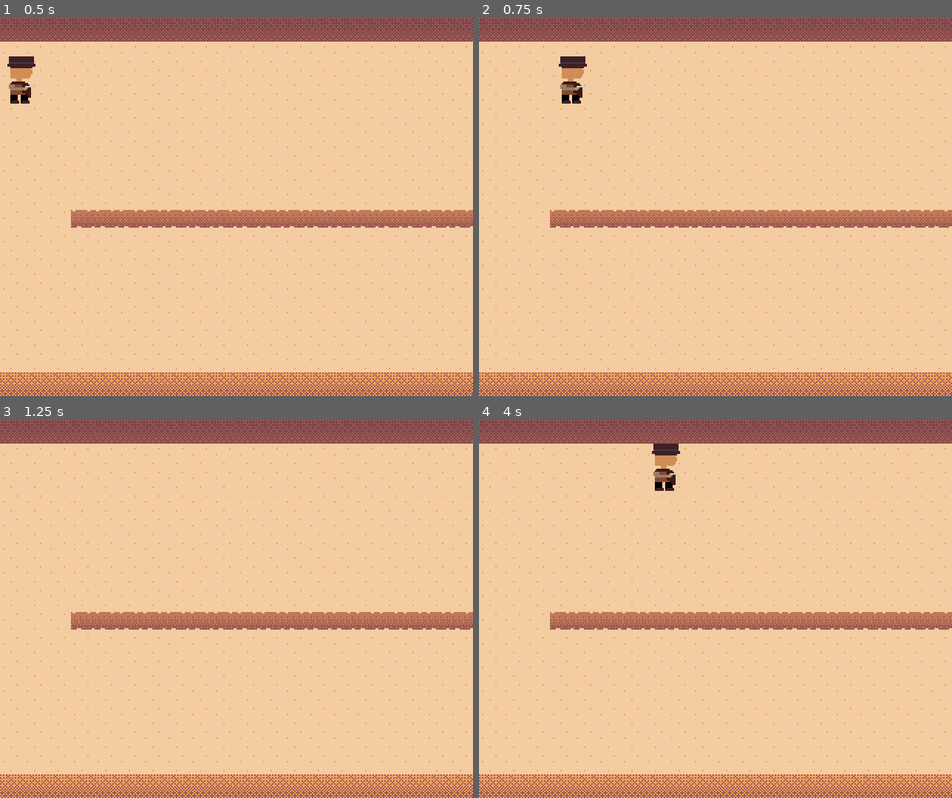
Above: before the commit, frames 1-4 (two rows, left to right).
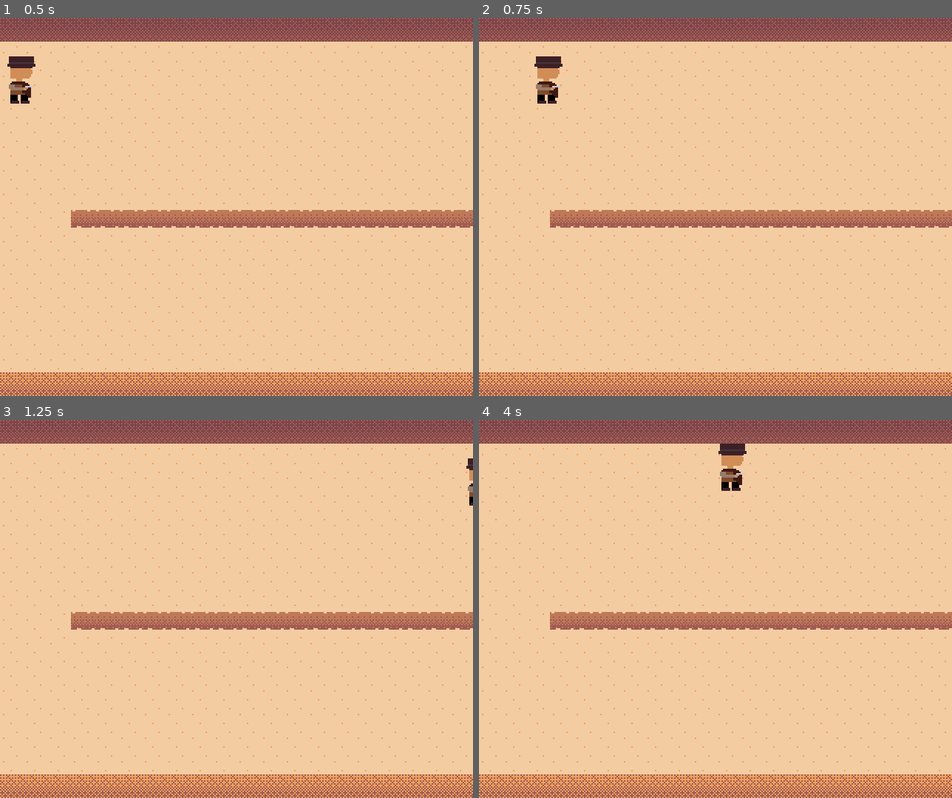
Above: after the commit, the same moments.

Repository: unpointysock/cowboy-goes-east
Game: Godot game, scene res://scenes/main.tscn
Two runs of this game, one before a commit and one after it. Both use one fixed random seed, a clock stepped at 60 frames per second and the inputs below.
Inputs:
- Up to frame 1 (0.5 s): no input
- Up to frame 2 (0.75 s): tap Enter at 0.5 s; hold Right (ui_right) from 0.53 s (still down)
- Up to frame 3 (1.25 s): keep holding Right (ui_right)
- Up to frame 4 (4 s): release Right (ui_right) at 1.28 s; hold Down (ui_down) 1.28-2.03 s; hold Right (ui_right) 2.03-2.78 s; tap Space at 2.75 s; hold Up (ui_up) 2.78-3.53 s; hold Left (ui_left) from 3.53 s (still down)

Frame 1 is identical in both runs. In frame 2, 1.0% of the frame differs, in the area x 11-23%, y 10-23%; in frame 3, 0.1%; in frame 4, 1.1%, in the area x 36-57%, y 6-19%.

Commit message:
Added the character sprite sheet
Added the character looking in the 8 different directions. Also, got rid of some o the useless files in assets/jared/32x/

Diff:
--- a/cowboy-goes-east-game/scenes/Actor.gd
+++ b/cowboy-goes-east-game/scenes/Actor.gd
@@ -2,15 +2,11 @@
 class_name Actor
 
 var screen_size : Vector2
-var marg
+var marg: int
 
-export (int) var health
-export (int) var acceleration
-export (int) var max_speed
-export (int) var friction
+var health: int
+var acceleration: int
+var max_speed: int
+var friction: int
 
 var velocity : Vector2
-
-# Called every frame. 'delta' is the elapsed time since the previous frame.
-func _physics_process(delta):
-	velocity = move_and_slide(velocity)
--- a/cowboy-goes-east-game/scenes/enemies/Bat.gd
+++ b/cowboy-goes-east-game/scenes/enemies/Bat.gd
@@ -5,10 +5,10 @@
 func _ready():
 	screen_size = get_viewport_rect().size
 	marg = 0
-	health = 500
-	acceleration = 200
-	max_speed = 325
-	friction = 2800
+	health = 1000
+	acceleration = 30
+	max_speed = 25
+	friction = 100000
 	velocity = Vector2.ZERO
 	spawn_delay = 2.0
 	spawn_radius = 500.0
--- a/cowboy-goes-east-game/scenes/enemies/Bat.tscn
+++ b/cowboy-goes-east-game/scenes/enemies/Bat.tscn
@@ -57,7 +57,3 @@
 position = Vector2( 0, -1 )
 rotation = 1.5708
 shape = SubResource( 5 )
-
-[node name="pause_timer" type="Timer" parent="." index="4"]
-pause_mode = 1
-wait_time = 3.5
--- a/cowboy-goes-east-game/scenes/main.tscn
+++ b/cowboy-goes-east-game/scenes/main.tscn
@@ -221,7 +221,7 @@
 position = Vector2( 15, 42 )
 
 [node name="Bat1" parent="game" instance=ExtResource( 10 )]
-position = Vector2( 168, -48 )
+position = Vector2( -21, -22 )
 
 [node name="managers" type="Node" parent="."]
 
--- a/cowboy-goes-east-game/scenes/player/Player.gd
+++ b/cowboy-goes-east-game/scenes/player/Player.gd
@@ -18,7 +18,7 @@
 func _physics_process(delta):
 	move_state(delta)
 	position.x = clamp(position.x, marg, (screen_size.x - marg))
-	._physics_process(delta)
+	velocity = move_and_slide(velocity)
 
 # Called every frame to change the velocity of the player according to input
 func move_state(delta):
--- a/cowboy-goes-east-game/scenes/player/Player.tscn
+++ b/cowboy-goes-east-game/scenes/player/Player.tscn
@@ -1,25 +1,45 @@
-[gd_scene load_steps=8 format=2]
+[gd_scene load_steps=13 format=2]
 
 [ext_resource path="res://assets/jared/entity_art/32px/32X32_character_sprite_sheet.png" type="Texture" id=1]
 [ext_resource path="res://scenes/player/Player.gd" type="Script" id=2]
 
-[sub_resource type="AtlasTexture" id=1]
+[sub_resource type="AtlasTexture" id=6]
 atlas = ExtResource( 1 )
 region = Rect2( 0, 0, 32, 32 )
 
-[sub_resource type="AtlasTexture" id=2]
+[sub_resource type="AtlasTexture" id=7]
 atlas = ExtResource( 1 )
 region = Rect2( 32, 0, 32, 32 )
 
-[sub_resource type="AtlasTexture" id=3]
+[sub_resource type="AtlasTexture" id=8]
 atlas = ExtResource( 1 )
 region = Rect2( 64, 0, 32, 32 )
 
+[sub_resource type="AtlasTexture" id=9]
+atlas = ExtResource( 1 )
+region = Rect2( 96, 0, 32, 32 )
+
+[sub_resource type="AtlasTexture" id=10]
+atlas = ExtResource( 1 )
+region = Rect2( 128, 0, 32, 32 )
+
+[sub_resource type="AtlasTexture" id=11]
+atlas = ExtResource( 1 )
+region = Rect2( 160, 0, 32, 32 )
+
+[sub_resource type="AtlasTexture" id=12]
+atlas = ExtResource( 1 )
+region = Rect2( 192, 0, 32, 32 )
+
+[sub_resource type="AtlasTexture" id=13]
+atlas = ExtResource( 1 )
+region = Rect2( 224, 0, 32, 32 )
+
 [sub_resource type="SpriteFrames" id=4]
 animations = [ {
-"frames": [ SubResource( 1 ), SubResource( 2 ), SubResource( 3 ) ],
+"frames": [ SubResource( 6 ), SubResource( 7 ), SubResource( 8 ), SubResource( 9 ), SubResource( 10 ), SubResource( 11 ), SubResource( 12 ), SubResource( 13 ), SubResource( 6 ) ],
 "loop": true,
-"name": "player",
+"name": "spin",
 "speed": 5.0
 } ]
 
@@ -34,7 +54,7 @@
 
 [node name="AnimatedSprite" type="AnimatedSprite" parent="."]
 frames = SubResource( 4 )
-animation = "player"
+animation = "spin"
 
 [node name="AnimationPlayer" type="AnimationPlayer" parent="."]
 
Binary file changed: cowboy-goes-east-game/assets/jared/entity_art/32px/32X32_character_sprite_sheet.png
Not shown, added: cowboy-goes-east-game/assets/jared/entity_art/32px/.DS_Store
